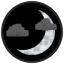
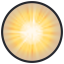
The second 64 × 64 image is a revision of the first. Changes to its layers:
hid "Layer #8" over [6, 18, 57, 37]
showed "Layer #2", painted on it over [3, 3, 61, 61]
hid "Layer #1" over [16, 10, 55, 55]
hid "Layer copy" over [3, 3, 61, 61]
added layer "Layer copy #4" above "Layer copy #3" over [3, 3, 61, 61]